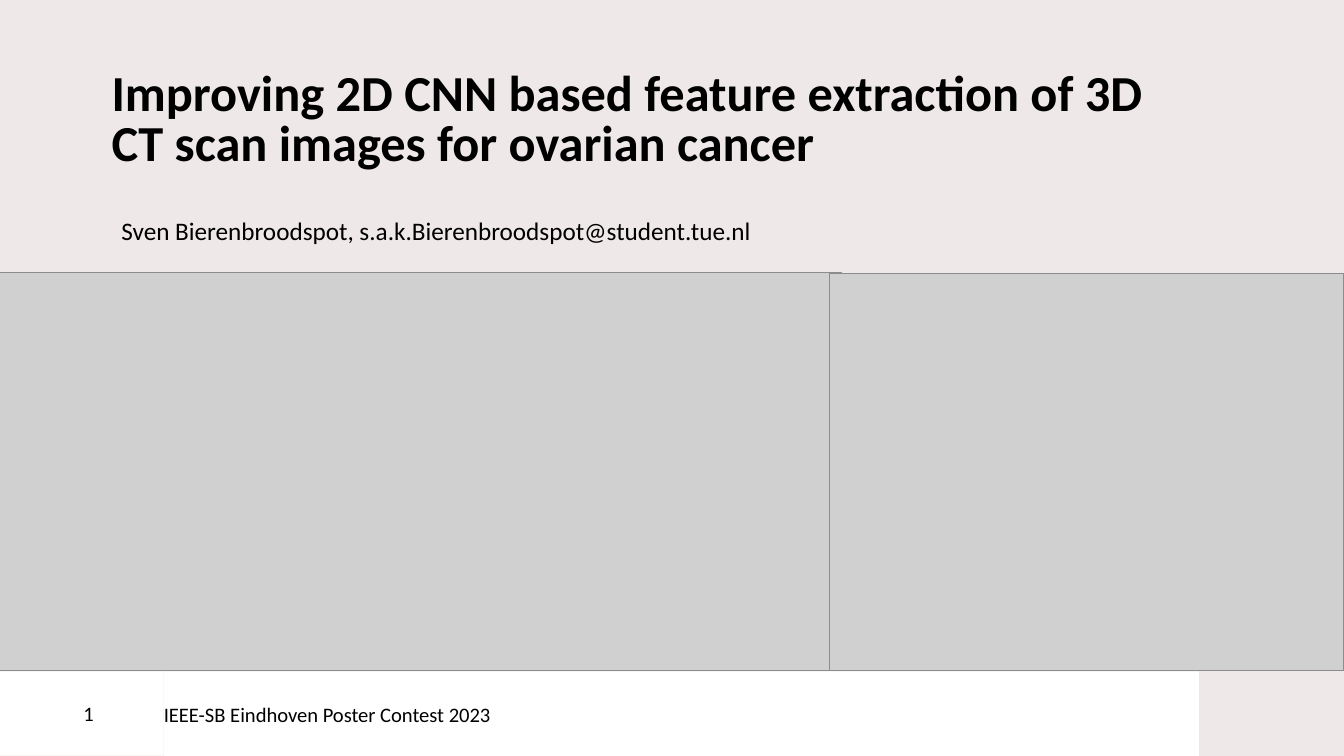
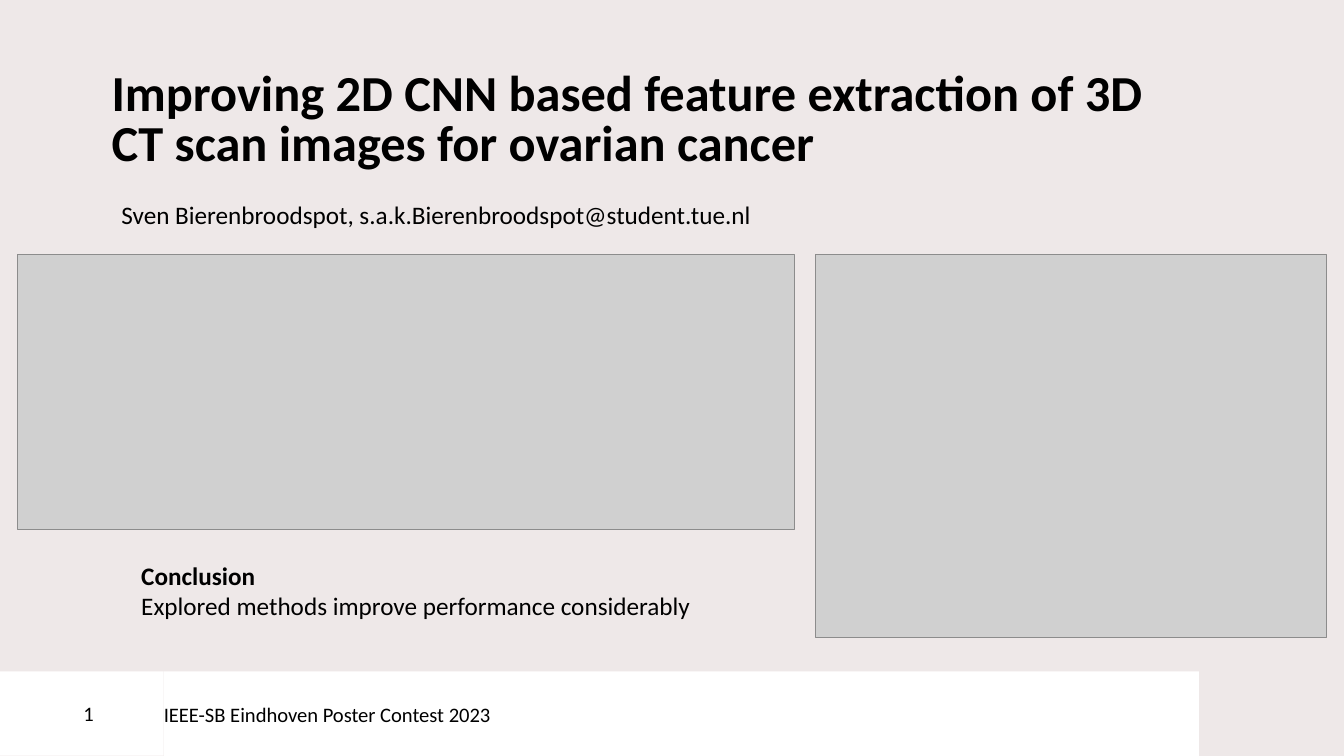
Before and after one commit to svenbbsp/BEP_sbierenbroodspot_1334859, a slide deck: slide 1 of pitch_contest_SB_v2.pptx. Drawn at 1344x756 pixels with LibreOffice and Linux fonts; fonts in the diff are those of the drawing; grey boxes stand for pictures; background and template pictures are left out. Boxes give left, top, right and bottom in pixels: in the first picture for what was removed or moved away, otherwise in the second. Text is boxed around its words. In the diff, an @@ line names an element or a change of style, - is before the commit and + after.

```diff
--- a/pitch_contest_SB_v2.pptx
+++ b/pitch_contest_SB_v2.pptx
@@ text "Sven Bierenbroodspot, s.a.k.Bierenbroodspot@student.tue.nl": place and size @@
-text "Sven Bierenbroodspot, s.a.k.Bierenbroodspot@student.tue.nl" at [121, 222, 750, 244]
+text "Sven Bierenbroodspot, s.a.k.Bierenbroodspot@student.tue.nl" at [121, 206, 750, 228]
@@ picture: place and size @@
-picture at [0, 272, 842, 671]
+picture at [17, 255, 795, 529]
@@ picture: place and size @@
-picture at [830, 273, 1344, 670]
+picture at [816, 255, 1327, 638]
@@ text added at [141, 567, 690, 619], 18 pt, text #000000 @@
+Conclusion
+Explored methods improve performance considerably
```
Also in this commit, not shown: 7 other files.
